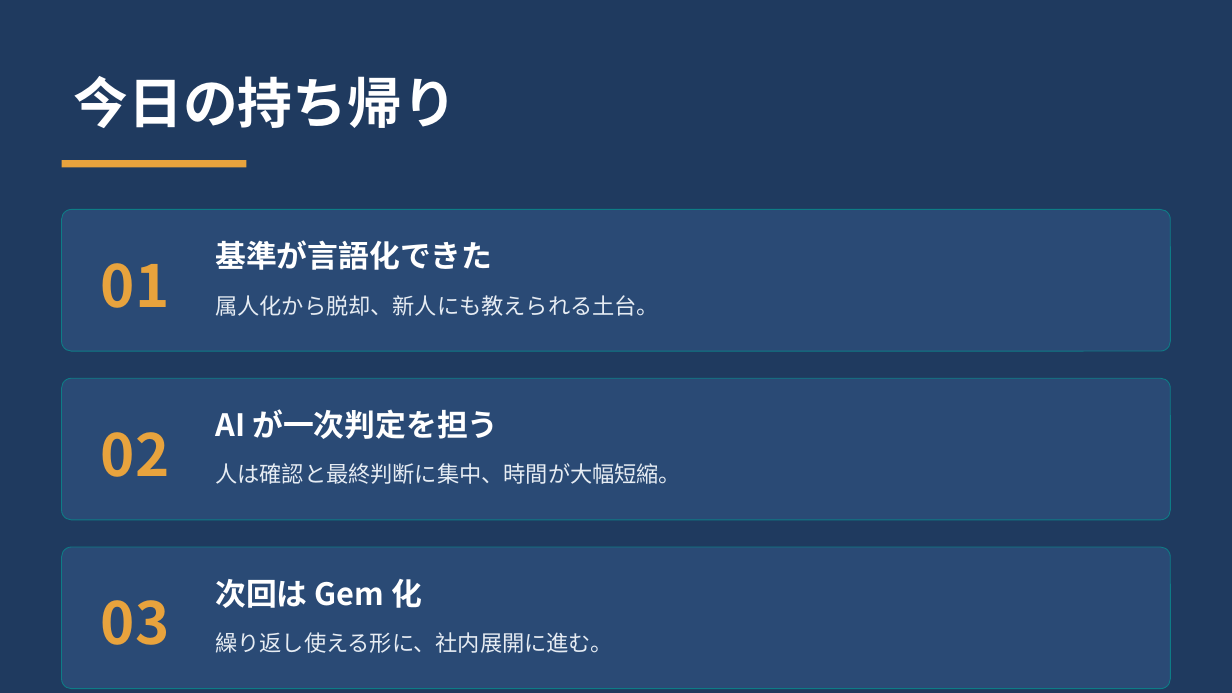
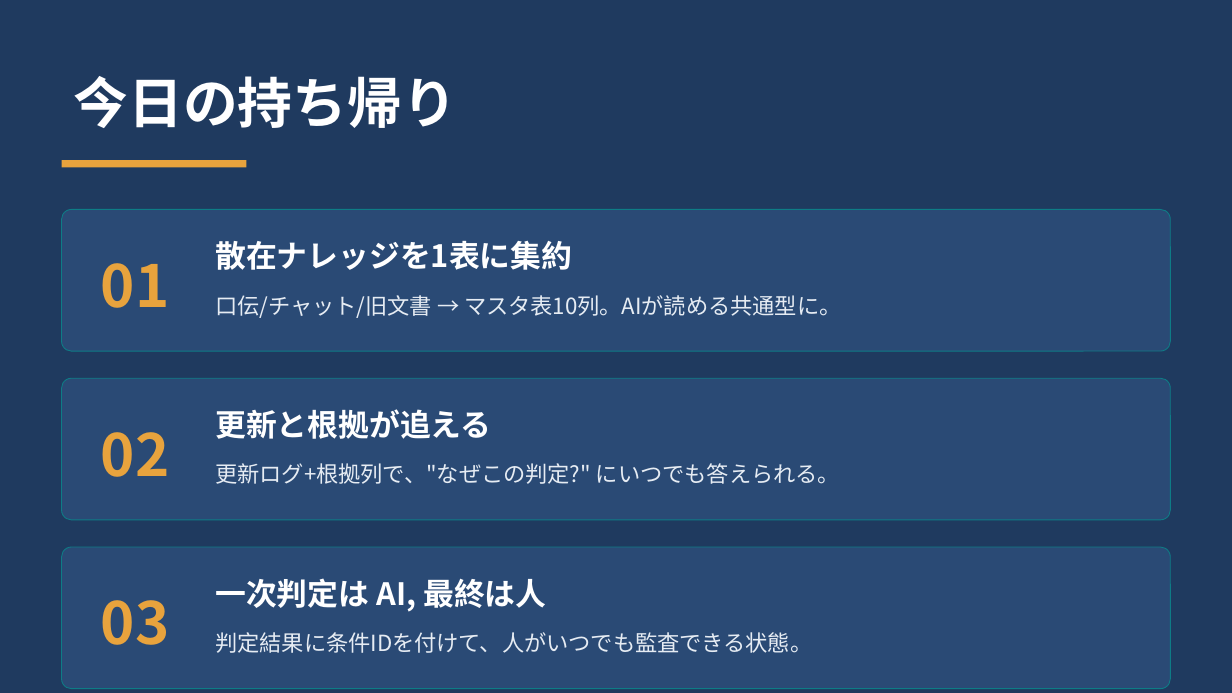
Before and after one commit to kana-story-321/github.io, a slide deck: slide 8 of lecture_pptx/out/s15/ワーク01.pptx. Drawn at 1232x693 pixels with LibreOffice and Linux fonts; fonts in the diff are those of the drawing. Boxes give left, top, right and bottom in pixels: in the first picture for what was removed or moved away, otherwise in the second. Text is boxed around its words. In the diff, an @@ line names an element or a change of style, - is before the commit and + after.

```diff
--- a/lecture_pptx/out/s15/ワーク01.pptx
+++ b/lecture_pptx/out/s15/ワーク01.pptx
@@ text at (215,241,572,270): text changed @@
-基準が言語化できた
+散在ナレッジを1表に集約
@@ text at (215,295,841,318): text changed @@
-属人化から脱却、新人にも教えられる土台。
+口伝/チャット/旧文書 → マスタ表10列。AIが読める共通型に。
@@ text at (215,409,491,439): text changed @@
-AI が一次判定を担う
+更新と根拠が追える
@@ text at (215,463,840,484): text changed @@
-人は確認と最終判断に集中、時間が大幅短縮。
+更新ログ+根拠列で、"なぜこの判定?" にいつでも答えられる。
@@ text at (215,578,546,612): text changed @@
-次回は Gem 化
+一次判定は AI, 最終は人
@@ text at (215,632,812,653): text changed @@
-繰り返し使える形に、社内展開に進む。
+判定結果に条件IDを付けて、人がいつでも監査できる状態。
```
Also in this commit, not shown: 7 other slides changed, 13 other files.
